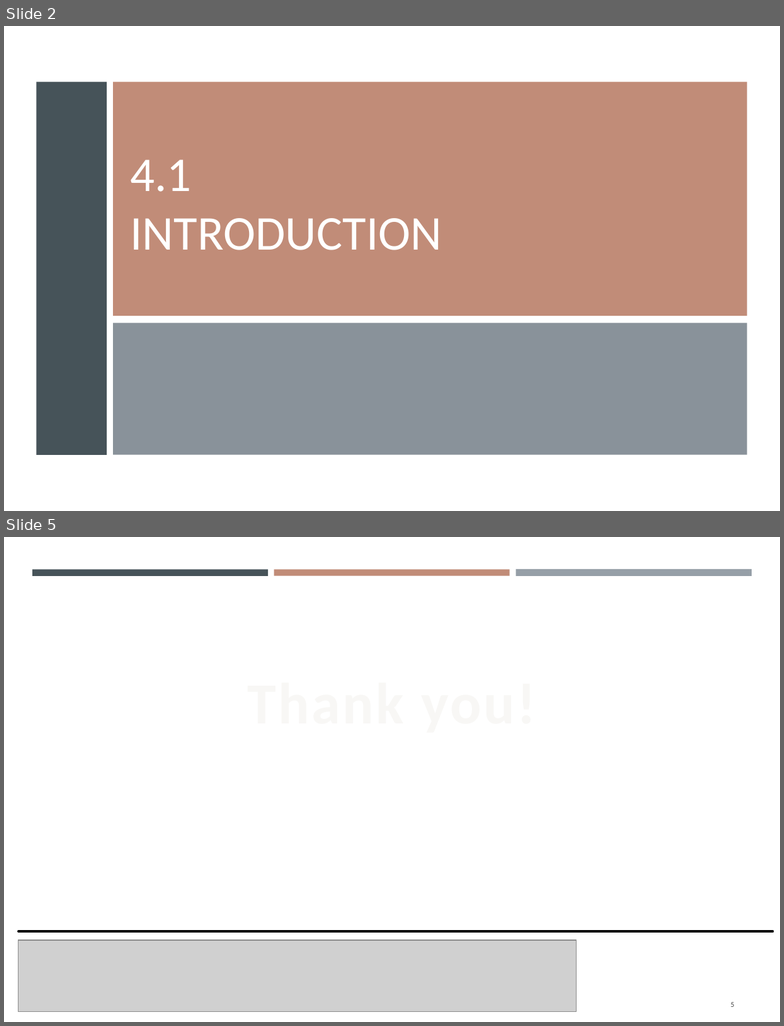
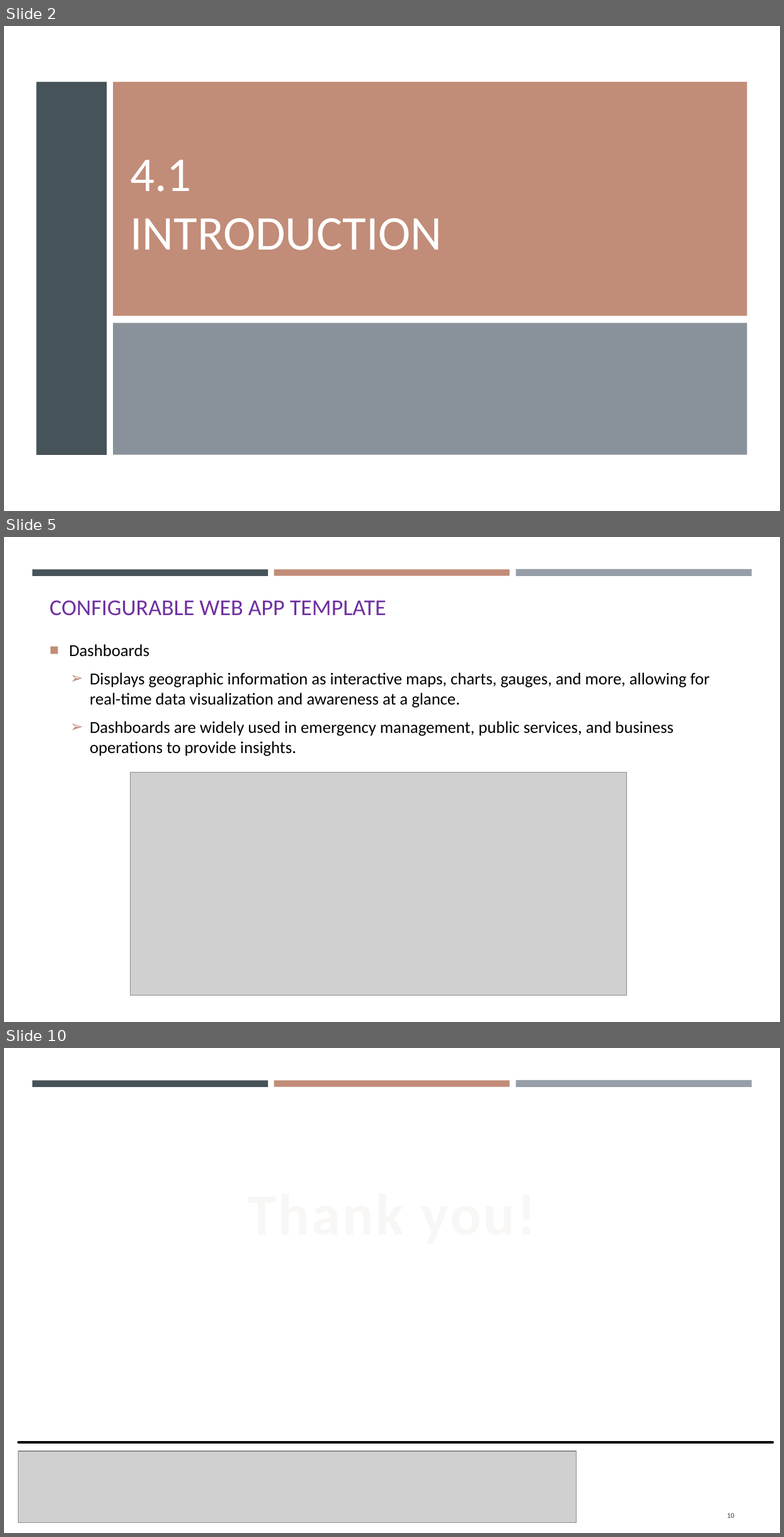
Before and after one commit to gisynw/Field_Techniques, a slide deck: docs/Lectures/Week05/Week05_GEOG3319_ResponseWebMap.pptx. Shown one above the other, each under a label of ours: slides 2 and 5 before the commit, slides 2, 5 and 10 after it; the slides between them are not shown. The pictures are 784x1026 and 784x1537 pixels, drawn with LibreOffice and Linux fonts; fonts in the diff are those of the drawing; grey boxes stand for pictures. Boxes give left, top, right and bottom in pixels: in the first picture for what was removed or moved away, otherwise in the second. Text is boxed around its words. In the diff, an @@ line names an element or a change of style, - is before the commit and + after.

```diff
--- a/docs/Lectures/Week05/Week05_GEOG3319_ResponseWebMap.pptx
+++ b/docs/Lectures/Week05/Week05_GEOG3319_ResponseWebMap.pptx
@@ slide 5 added at [4, 537, 780, 1022], background #FFFFFF; not listed: 3 template elements that a slide beside it also shows @@
@@ title added at [49, 600, 386, 616], 18.9 pt, text #7030A0 @@
+CONFIGURABLE WEB APP TEMPLATE
@@ text added at [69, 644, 710, 756], 14 pt, text #000000 @@
+■ Dashboards
+  ➢ Displays geographic information as interactive maps, charts, gauges, and more, allowing for real-time data visualization and awareness at a glance.
+  ➢ Dashboards are widely used in emergency management, public services, and business operations to provide insights.
@@ picture added at [130, 773, 626, 996] @@
@@ what was slide 5 is now slide 10 @@
@@ page number at [727, 1513, 735, 1518]: text changed @@
-5
+10
```
Also in this commit, not shown: 2 slides changed, 4 other slides added.
